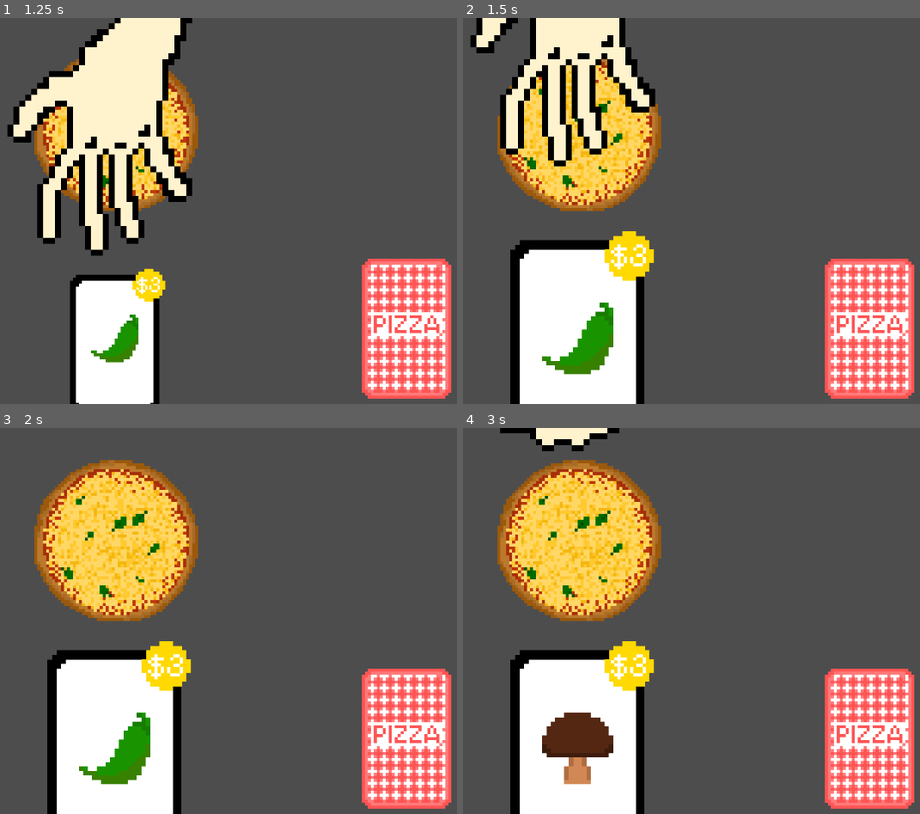
Above: before the commit, frames 1-4 (two rows, left to right).
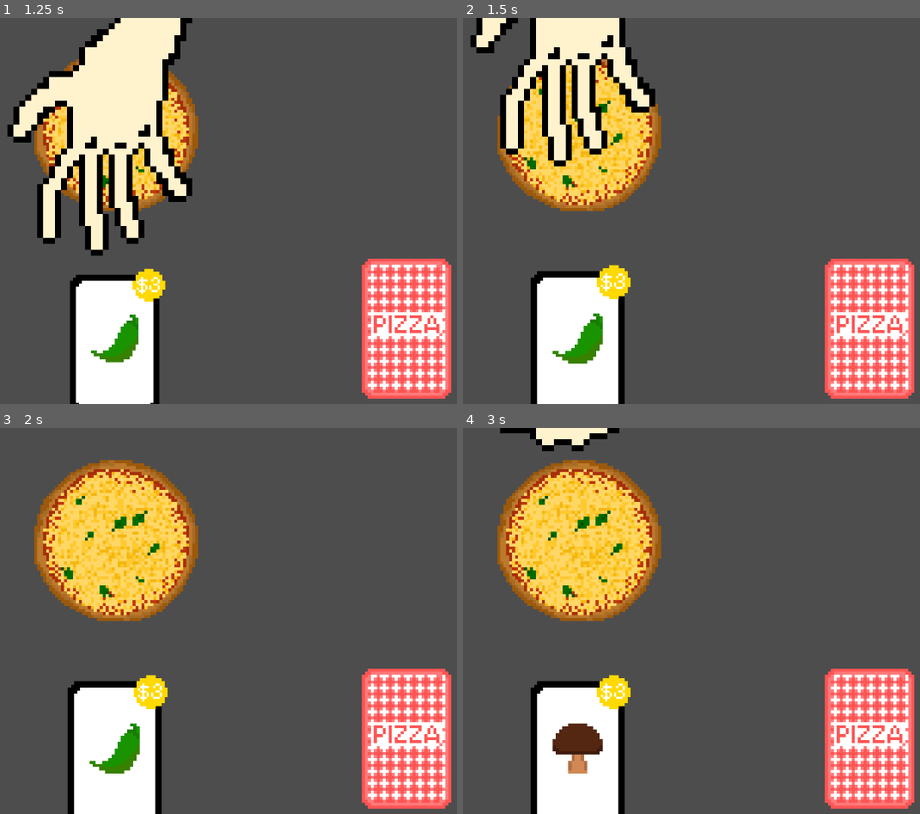
Above: after the commit, the same moments.

Repository: bstrong5923/Pizzatro
Game: Godot game, scene res://Scenes/Game.tscn
The game is run twice, just before and just after one commit, with the same random seed, the same clock (stepped at 60 frames per second) and the same inputs.
Inputs (mouse positions are in pixels of both pictures, inside the frame that each line leads up to):
- Up to frame 1 (1.25 s): tap Enter at 0.5 s; move the mouse to (63, 346) at 0.52 s; click (63, 346) at 0.67 s
- Up to frame 2 (1.5 s): move the mouse to (577, 342) at 1.27 s; click (577, 342) at 1.42 s
- Up to frame 3 (2 s): no input
- Up to frame 4 (3 s): move the mouse to (869, 736) at 2.02 s; click (869, 736) at 2.17 s; tap Space at 2.75 s; move the mouse to (545, 698) at 2.77 s; click (545, 698) at 2.92 s

Frame 1 is identical in both runs. In frame 2, 8.1% of the frame differs, in the area x 10-42%, y 55-100%; in frame 3, 8.1%; in frame 4, 8.1%.

Commit message:
fixed overlap

Diff:
--- a/Scenes/card.gd
+++ b/Scenes/card.gd
@@ -3,6 +3,9 @@
 var ingredient = 0
 
 var play_timer = preload("res://Scenes/card_timer.gd")
+func _ready() -> void:
+	get_viewport().set_physics_object_picking_sort(true)
+	get_viewport().set_physics_object_picking_first_only(true)
 
 func _on_area_2d_input_event(viewport: Node, event: InputEvent, shape_idx: int) -> void:
 	if event is InputEventMouseButton and event.button_index == MOUSE_BUTTON_LEFT and event.pressed and play_timer.can_play_a_card:
@@ -32,10 +35,13 @@
 	queue_free()
 
 func _on_area_2d_mouse_entered() -> void:
-	change_scale(1.5)
+	change_scale(1.05)
+
+
+
 
 func _on_area_2d_mouse_exited() -> void:
-	change_scale(1)
+		change_scale(1)
 
 func change_scale(n):
 	$price_circle.set_size(n)
--- a/Scenes/deck.gd
+++ b/Scenes/deck.gd
@@ -6,6 +6,7 @@
 var deck_remaining = []
 var hand = []
 var discard_pile = [] #not usin this rn
+var card_highlighted = 0
 
 func go():
 	fill_initial_deck()
@@ -51,6 +52,7 @@
 		@warning_ignore("integer_division")
 		if (h-1) % 2 == 0 :
 			hand[x].position.x = 6 * ((30 * clamp(1.0 - (h -1) * .05 , .3 ,1.0)) * (h / (-2.0) + 0.5 * ((h + 1) % 2) + x) + (15 - clamp(x, 0, 15)))
+			hand[x].z_index = x
 		else:
 			hand[x].position.x = 6 * ((30 * clamp(1.0 - (h -1) * .05 , .3 ,1.0)) * (h / (-2.0) + 0.5 * ((h + 1) % 2) + x))
 
Not shown, changed: .DS_Store
Not shown, changed: Assets/Sprites/.DS_Store
